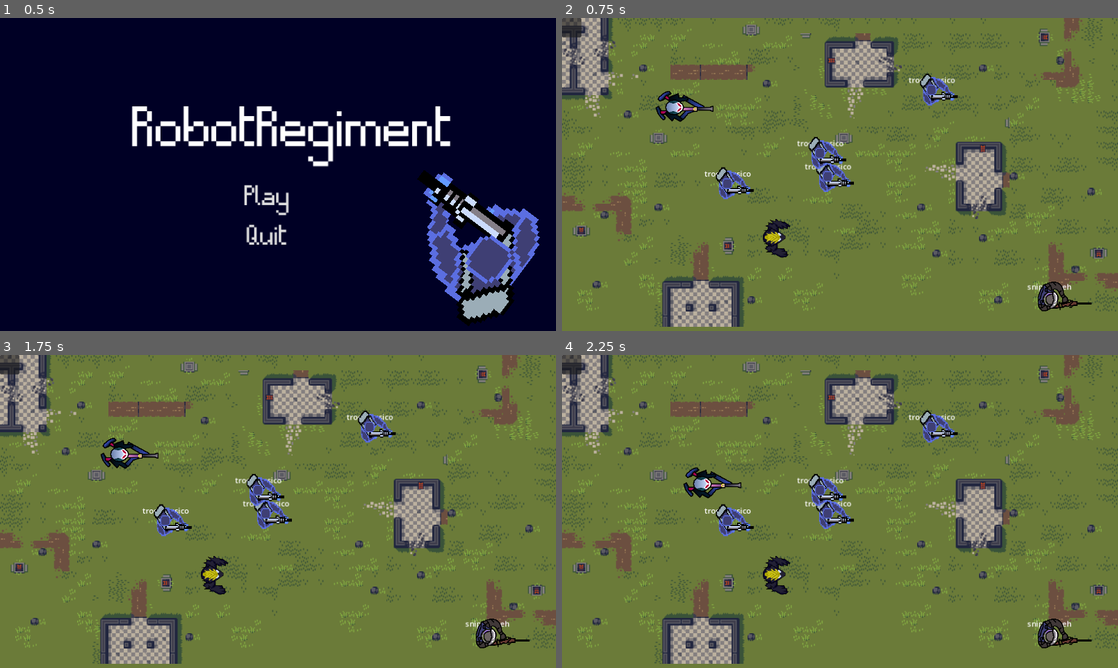
Above: before the commit, frames 1-4 (two rows, left to right).
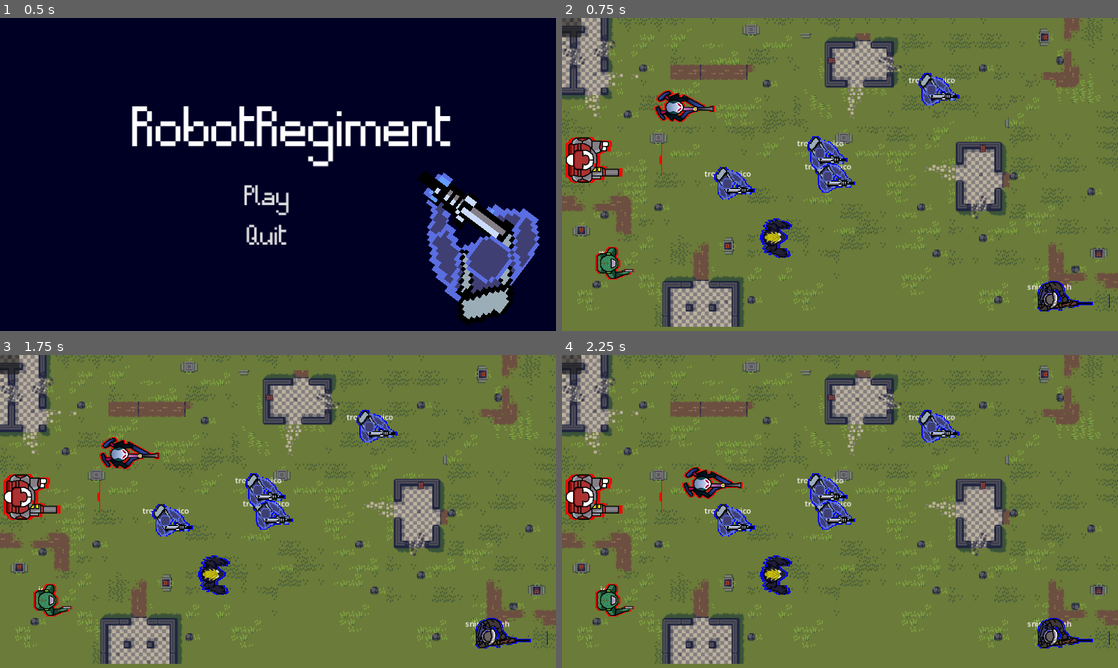
Above: after the commit, the same moments.

Repository: Denomycor/ddj
Game: Godot game, scene res://assets/scenes/game.tscn
The game is run twice, just before and just after one commit, with the same random seed, the same clock (stepped at 60 frames per second) and the same inputs.
Inputs (mouse positions are in pixels of both pictures, inside the frame that each line leads up to):
- Up to frame 1 (0.5 s): no input
- Up to frame 2 (0.75 s): click "Play" at 0.5 s
- Up to frame 3 (1.75 s): tap Enter at 1.25 s; move the mouse to (400, 495) at 1.27 s; click (400, 495) at 1.42 s
- Up to frame 4 (2.25 s): move the mouse to (728, 527) at 2.02 s; click (728, 527) at 2.17 s

Frame 1 is identical in both runs. In frame 2, 2.1% of the frame differs, in the area x 0-99%, y 17-94%; in frame 3, 2.1%; in frame 4, 2.1%.

Commit message:
outilini

Diff:
--- /dev/null
+++ b/assets/scenes/enemies/enemy.gdshader
@@ -0,0 +1,32 @@
+shader_type canvas_item;
+
+render_mode blend_mix;
+
+uniform vec4 outline_color = vec4(1.0, 0.0, 0.0, 1.0); // Blue outline
+uniform float outline_thickness = 2.0; // Outline thickness
+
+void fragment() {
+    vec4 original_color = texture(TEXTURE, UV);
+
+    // If the current pixel is not part of the sprite, check surrounding pixels
+    if (original_color.a < 0.1) {
+        float max_alpha = 0.0;
+
+        for (float x = -outline_thickness; x <= outline_thickness; x++) {
+            for (float y = -outline_thickness; y <= outline_thickness; y++) {
+                vec2 offset = vec2(x, y) * SCREEN_PIXEL_SIZE;
+                max_alpha = max(max_alpha, texture(TEXTURE, UV + offset).a);
+            }
+        }
+
+        // If any surrounding pixel is part of the sprite, apply the outline
+        if (max_alpha > 0.1) {
+            COLOR = outline_color;
+        } else {
+            discard; // No outline here
+        }
+    } else {
+        // Render the original sprite color
+        COLOR = original_color;
+    }
+}
--- a/assets/scenes/enemies/enemy_ranger.tscn
+++ b/assets/scenes/enemies/enemy_ranger.tscn
@@ -1,8 +1,9 @@
-[gd_scene load_steps=9 format=3 uid="uid://ddcbuf48u5jbs"]
+[gd_scene load_steps=11 format=3 uid="uid://ddcbuf48u5jbs"]
 
 [ext_resource type="PackedScene" uid="uid://csdohlnm1sk6r" path="res://assets/scenes/enemies/enemy_troop.tscn" id="1_na4if"]
 [ext_resource type="Script" path="res://assets/scripts/enemy_ranger.gd" id="2_jolyd"]
 [ext_resource type="Script" path="res://assets/scripts/components/projectile_spawner_component.gd" id="3_r424m"]
+[ext_resource type="Shader" path="res://assets/scenes/enemies/enemy.gdshader" id="3_yqvlm"]
 [ext_resource type="Texture2D" uid="uid://dburbct3g8whb" path="res://assets/images/enemy-ranger.png" id="4_22ehd"]
 
 [sub_resource type="CircleShape2D" id="CircleShape2D_jw5no"]
@@ -45,6 +46,11 @@
 "shoot": SubResource("Animation_7om7n")
 }
 
+[sub_resource type="ShaderMaterial" id="ShaderMaterial_qotl2"]
+shader = ExtResource("3_yqvlm")
+shader_parameter/outline_color = Vector4(1, 0, 0, 1)
+shader_parameter/outline_thickness = 2.0
+
 [node name="enemy_ranger" instance=ExtResource("1_na4if")]
 script = ExtResource("2_jolyd")
 
@@ -72,6 +78,7 @@
 }
 
 [node name="Sprite2D" type="Sprite2D" parent="." index="9"]
+material = SubResource("ShaderMaterial_qotl2")
 texture = ExtResource("4_22ehd")
 offset = Vector2(50, 0)
 hframes = 8
--- a/assets/scenes/enemies/enemy_rusher.tscn
+++ b/assets/scenes/enemies/enemy_rusher.tscn
@@ -1,11 +1,17 @@
-[gd_scene load_steps=8 format=3 uid="uid://bune1a7rrsgdw"]
+[gd_scene load_steps=10 format=3 uid="uid://bune1a7rrsgdw"]
 
 [ext_resource type="PackedScene" uid="uid://csdohlnm1sk6r" path="res://assets/scenes/enemies/enemy_troop.tscn" id="1_moaud"]
 [ext_resource type="Script" path="res://assets/scripts/enemy_rusher.gd" id="2_27e2o"]
 [ext_resource type="Texture2D" uid="uid://drqw71w7jryjs" path="res://assets/images/enemy-rusher.png" id="3_80jxn"]
+[ext_resource type="Shader" path="res://assets/scenes/enemies/enemy.gdshader" id="3_isktx"]
 
 [sub_resource type="CircleShape2D" id="CircleShape2D_8ma3y"]
 radius = 163.077
+
+[sub_resource type="ShaderMaterial" id="ShaderMaterial_aeqk6"]
+shader = ExtResource("3_isktx")
+shader_parameter/outline_color = Vector4(1, 0, 0, 1)
+shader_parameter/outline_thickness = 2.0
 
 [sub_resource type="Animation" id="Animation_4nxdn"]
 length = 0.001
@@ -68,6 +74,7 @@
 target_desired_distance = 25.0
 
 [node name="Sprite2D" type="Sprite2D" parent="." index="8"]
+material = SubResource("ShaderMaterial_aeqk6")
 position = Vector2(0, 1)
 texture = ExtResource("3_80jxn")
 offset = Vector2(60, 0)
--- a/assets/scenes/enemies/enemy_tank.tscn
+++ b/assets/scenes/enemies/enemy_tank.tscn
@@ -1,11 +1,17 @@
-[gd_scene load_steps=8 format=3 uid="uid://83d83cpoajj6"]
+[gd_scene load_steps=10 format=3 uid="uid://83d83cpoajj6"]
 
 [ext_resource type="PackedScene" uid="uid://csdohlnm1sk6r" path="res://assets/scenes/enemies/enemy_troop.tscn" id="1_pgc4o"]
 [ext_resource type="Script" path="res://assets/scripts/enemy_tank.gd" id="2_lwg12"]
 [ext_resource type="Texture2D" uid="uid://7np3i81wr2pr" path="res://assets/images/enemy-tank.png" id="3_6lp3i"]
+[ext_resource type="Shader" path="res://assets/scenes/enemies/enemy.gdshader" id="3_hwj58"]
 
 [sub_resource type="CircleShape2D" id="CircleShape2D_xhhkb"]
 radius = 84.0119
+
+[sub_resource type="ShaderMaterial" id="ShaderMaterial_aleyb"]
+shader = ExtResource("3_hwj58")
+shader_parameter/outline_color = Vector4(1, 0, 0, 1)
+shader_parameter/outline_thickness = 2.0
 
 [sub_resource type="Animation" id="Animation_p04pe"]
 length = 0.001
@@ -70,6 +76,7 @@
 one_shot = true
 
 [node name="Sprite2D" type="Sprite2D" parent="." index="9"]
+material = SubResource("ShaderMaterial_aleyb")
 texture = ExtResource("3_6lp3i")
 offset = Vector2(70, 0)
 hframes = 13
--- a/assets/scenes/test_level.tscn
+++ b/assets/scenes/test_level.tscn
@@ -10,6 +10,8 @@
 [ext_resource type="Script" path="res://assets/scripts/pause_menu.gd" id="6_ulip5"]
 [ext_resource type="Script" path="res://assets/scripts/command_buttons/disperse_button.gd" id="6_yetn4"]
 [ext_resource type="PackedScene" uid="uid://b788vuq587th7" path="res://assets/scenes/troops/troop_sniper.tscn" id="10_bh75y"]
+[ext_resource type="PackedScene" uid="uid://ddcbuf48u5jbs" path="res://assets/scenes/enemies/enemy_ranger.tscn" id="11_fvlnb"]
+[ext_resource type="PackedScene" uid="uid://83d83cpoajj6" path="res://assets/scenes/enemies/enemy_tank.tscn" id="12_5a7m6"]
 
 [sub_resource type="NavigationPolygon" id="NavigationPolygon_wl66o"]
 vertices = PackedVector2Array(147.156, 452.359, 82.5391, 145.977, 461.5, 132.391, 529.859, 132.391, 215.523, 452.359, 5 …(1422 unchanged characters)…
@@ -400,4 +402,10 @@
 [node name="TroopSniper" parent="." instance=ExtResource("10_bh75y")]
 position = Vector2(1010, 577)
 
+[node name="enemy_ranger" parent="." instance=ExtResource("11_fvlnb")]
+position = Vector2(94, 507)
+
+[node name="enemy_tank" parent="." instance=ExtResource("12_5a7m6")]
+position = Vector2(37, 294)
+
 [editable path="troop"]
--- /dev/null
+++ b/assets/scenes/troops/troop.gdshader
@@ -0,0 +1,32 @@
+shader_type canvas_item;
+
+render_mode blend_mix;
+
+uniform vec4 outline_color = vec4(0.0, 0.0, 1.0, 1.0); // Blue outline
+uniform float outline_thickness =3.0; // Outline thickness
+
+void fragment() {
+    vec4 original_color = texture(TEXTURE, UV);
+
+    // If the current pixel is not part of the sprite, check surrounding pixels
+    if (original_color.a < 0.1) {
+        float max_alpha = 0.0;
+
+        for (float x = -outline_thickness; x <= outline_thickness; x++) {
+            for (float y = -outline_thickness; y <= outline_thickness; y++) {
+                vec2 offset = vec2(x, y) * SCREEN_PIXEL_SIZE;
+                max_alpha = max(max_alpha, texture(TEXTURE, UV + offset).a);
+            }
+        }
+
+        // If any surrounding pixel is part of the sprite, apply the outline
+        if (max_alpha > 0.1) {
+            COLOR = outline_color;
+        } else {
+            discard; // No outline here
+        }
+    } else {
+        // Render the original sprite color
+        COLOR = original_color;
+    }
+}
--- a/assets/scenes/troops/troop.tscn
+++ b/assets/scenes/troops/troop.tscn
@@ -1,6 +1,7 @@
-[gd_scene load_steps=15 format=3 uid="uid://n8cohatmpk2b"]
+[gd_scene load_steps=17 format=3 uid="uid://n8cohatmpk2b"]
 
 [ext_resource type="Script" path="res://assets/scripts/troop.gd" id="1_2icef"]
+[ext_resource type="Shader" path="res://assets/scenes/troops/troop.gdshader" id="1_2rag0"]
 [ext_resource type="Script" path="res://assets/scripts/components/command_component.gd" id="2_pow76"]
 [ext_resource type="Script" path="res://assets/scripts/components/perception_component.gd" id="3_dxdlw"]
 [ext_resource type="Script" path="res://assets/scripts/components/hitbox_component.gd" id="3_ubuao"]
@@ -8,7 +9,10 @@
 [ext_resource type="Texture2D" uid="uid://3t6dpy4h2r1s" path="res://assets/images/troop.png" id="6_fnbtx"]
 [ext_resource type="AudioStream" uid="uid://b2sb6ss4kkbo6" path="res://assets/audio/som-rifle.wav" id="7_ohj7b"]
 
-[sub_resource type="ShaderMaterial" id="ShaderMaterial_7pjh3"]
+[sub_resource type="ShaderMaterial" id="ShaderMaterial_nbyrv"]
+shader = ExtResource("1_2rag0")
+shader_parameter/outline_color = Vector4(1, 0, 0, 1)
+shader_parameter/outline_thickness = 2.0
 
 [sub_resource type="RectangleShape2D" id="RectangleShape2D_sedtw"]
 size = Vector2(45, 68)
@@ -18,6 +22,11 @@
 
 [sub_resource type="CircleShape2D" id="CircleShape2D_kbujc"]
 radius = 80.0
+
+[sub_resource type="ShaderMaterial" id="ShaderMaterial_ql3d4"]
+shader = ExtResource("1_2rag0")
+shader_parameter/outline_color = Vector4(0, 0, 1, 1)
+shader_parameter/outline_thickness = 3.0
 
 [sub_resource type="Animation" id="Animation_87m6c"]
 length = 0.001
@@ -57,7 +66,7 @@
 }
 
 [node name="troop" type="CharacterBody2D" groups=["player_troops"]]
-material = SubResource("ShaderMaterial_7pjh3")
+material = SubResource("ShaderMaterial_nbyrv")
 collision_mask = 3
 motion_mode = 1
 script = ExtResource("1_2icef")
@@ -105,6 +114,7 @@
 shape = SubResource("CircleShape2D_kbujc")
 
 [node name="Sprite2D" type="Sprite2D" parent="."]
+material = SubResource("ShaderMaterial_ql3d4")
 texture = ExtResource("6_fnbtx")
 offset = Vector2(30, 0)
 hframes = 6
--- a/assets/scenes/troops/troop_sniper.tscn
+++ b/assets/scenes/troops/troop_sniper.tscn
@@ -1,5 +1,6 @@
-[gd_scene load_steps=14 format=3 uid="uid://b788vuq587th7"]
+[gd_scene load_steps=17 format=3 uid="uid://b788vuq587th7"]
 
+[ext_resource type="Shader" path="res://assets/scenes/troops/troop.gdshader" id="1_0h48l"]
 [ext_resource type="Script" path="res://assets/scripts/components/command_component.gd" id="1_numxf"]
 [ext_resource type="Script" path="res://assets/scripts/troop_sniper.gd" id="1_ptpsf"]
 [ext_resource type="Script" path="res://assets/scripts/components/hitbox_component.gd" id="3_81rlf"]
@@ -7,6 +8,11 @@
 [ext_resource type="Script" path="res://assets/scripts/components/projectile_spawner_component.gd" id="5_u6pe2"]
 [ext_resource type="Texture2D" uid="uid://1m3x0qqnjse2" path="res://assets/images/sniper.png" id="6_nekcq"]
 [ext_resource type="AudioStream" uid="uid://dg6w5iowiwcit" path="res://assets/audio/som-sniper.wav" id="7_2qwrv"]
+
+[sub_resource type="ShaderMaterial" id="ShaderMaterial_eqfwo"]
+shader = ExtResource("1_0h48l")
+shader_parameter/outline_color = Vector4(0, 0, 1, 1)
+shader_parameter/outline_thickness = 3.0
 
 [sub_resource type="RectangleShape2D" id="RectangleShape2D_yy1wx"]
 size = Vector2(93, 64)
@@ -16,6 +22,11 @@
 
 [sub_resource type="CircleShape2D" id="CircleShape2D_4ni87"]
 radius = 348.013
+
+[sub_resource type="ShaderMaterial" id="ShaderMaterial_0njk3"]
+shader = ExtResource("1_0h48l")
+shader_parameter/outline_color = Vector4(0, 0, 1, 1)
+shader_parameter/outline_thickness = 3.0
 
 [sub_resource type="Animation" id="Animation_2tt7m"]
 length = 0.001
@@ -55,6 +66,7 @@
 }
 
 [node name="TroopSniper" type="CharacterBody2D" groups=["player_troops"]]
+material = SubResource("ShaderMaterial_eqfwo")
 script = ExtResource("1_ptpsf")
 shoot_sfx = ExtResource("7_2qwrv")
 
@@ -99,6 +111,7 @@
 debug_color = Color(0, 0.6, 0.701961, 0.498039)
 
 [node name="Sprite2D" type="Sprite2D" parent="."]
+material = SubResource("ShaderMaterial_0njk3")
 rotation = -6.28319
 texture = ExtResource("6_nekcq")
 offset = Vector2(50, 0)
--- a/assets/scenes/troops/troop_tank.tscn
+++ b/assets/scenes/troops/troop_tank.tscn
@@ -1,5 +1,6 @@
-[gd_scene load_steps=17 format=3 uid="uid://dcx535yy3ub28"]
+[gd_scene load_steps=20 format=3 uid="uid://dcx535yy3ub28"]
 
+[ext_resource type="Shader" path="res://assets/scenes/troops/troop.gdshader" id="1_ibrd7"]
 [ext_resource type="Script" path="res://assets/scripts/troop_tank.gd" id="1_nhw18"]
 [ext_resource type="Script" path="res://assets/scripts/components/command_component.gd" id="2_wayhf"]
 [ext_resource type="Script" path="res://assets/scripts/components/hitbox_component.gd" id="3_jp305"]
@@ -7,6 +8,11 @@
 [ext_resource type="Script" path="res://assets/scripts/components/projectile_spawner_component.gd" id="5_t7q8l"]
 [ext_resource type="Texture2D" uid="uid://2ajqh0fldyax" path="res://assets/images/tank.png" id="6_5wky4"]
 [ext_resource type="AudioStream" uid="uid://bj3j3urpj5drx" path="res://assets/audio/animals_bear_growl_001.mp3" id="7_unk2q"]
+
+[sub_resource type="ShaderMaterial" id="ShaderMaterial_2royf"]
+shader = ExtResource("1_ibrd7")
+shader_parameter/outline_color = Vector4(0, 0, 1, 1)
+shader_parameter/outline_thickness = 3.0
 
 [sub_resource type="RectangleShape2D" id="RectangleShape2D_yy1wx"]
 size = Vector2(48, 72)
@@ -16,6 +22,11 @@
 
 [sub_resource type="CircleShape2D" id="CircleShape2D_4ni87"]
 radius = 438.688
+
+[sub_resource type="ShaderMaterial" id="ShaderMaterial_ripmt"]
+shader = ExtResource("1_ibrd7")
+shader_parameter/outline_color = Vector4(0, 0, 1, 1)
+shader_parameter/outline_thickness = 3.0
 
 [sub_resource type="Animation" id="Animation_21rxp"]
 length = 0.001
@@ -73,6 +84,7 @@
 ProgressBar/styles/fill = SubResource("StyleBoxFlat_f8m4n")
 
 [node name="TroopTank" type="CharacterBody2D" groups=["player_troops"]]
+material = SubResource("ShaderMaterial_2royf")
 script = ExtResource("1_nhw18")
 bear_sfx = ExtResource("7_unk2q")
 
@@ -111,6 +123,7 @@
 shape = SubResource("CircleShape2D_4ni87")
 
 [node name="Sprite2D" type="Sprite2D" parent="."]
+material = SubResource("ShaderMaterial_ripmt")
 position = Vector2(1, 0)
 texture = ExtResource("6_5wky4")
 offset = Vector2(50, 0)
Not shown: 1 places in assets/scenes/test_level.tscn that only renumber resources
